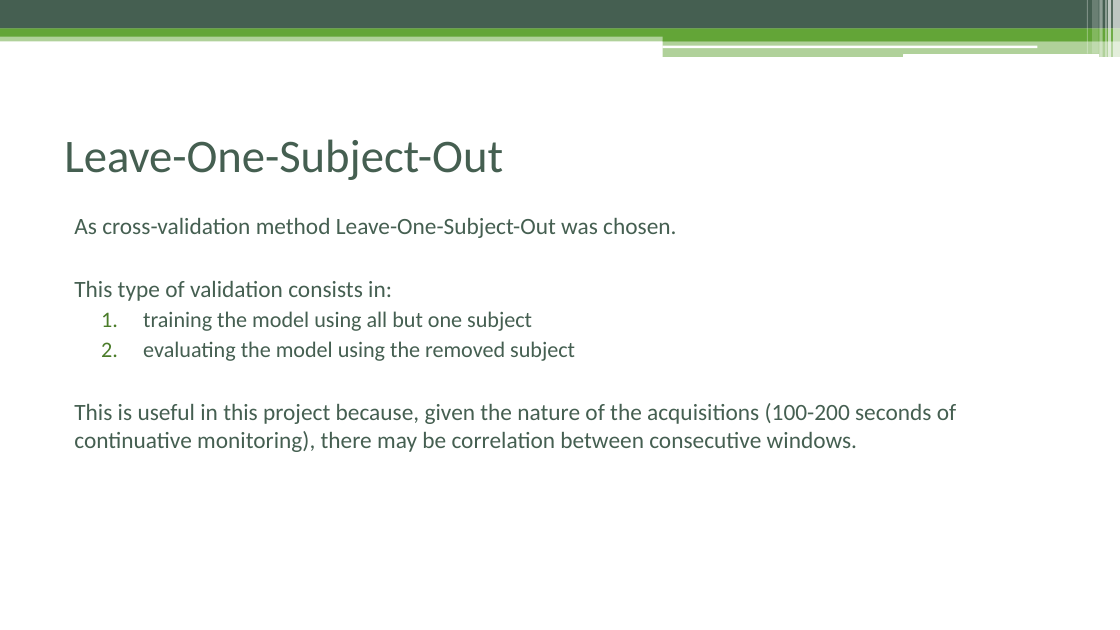
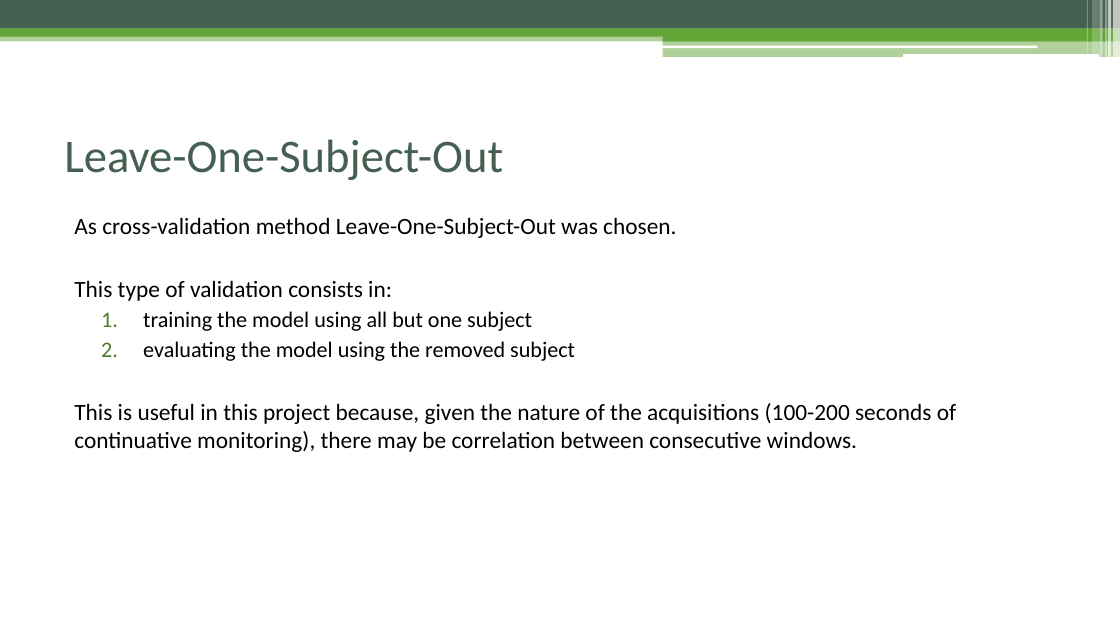
Before and after one commit to EmanueleTinghi/Data-Mining-Project, a slide deck: slide 9 of Docs/Presentation.pptx. Drawn at 1120x630 pixels with LibreOffice and Linux fonts; fonts in the diff are those of the drawing. Boxes give left, top, right and bottom in pixels: in the first picture for what was removed or moved away, otherwise in the second. Text is boxed around its words. In the diff, an @@ line names an element or a change of style, - is before the commit and + after.

```diff
--- a/Docs/Presentation.pptx
+++ b/Docs/Presentation.pptx
@@ text "As cross-validation method Leave-One-Subject-Out was ..." at (x1=74, y1=217, x2=956, y2=452): text colour #455F51 to #000000 @@
```
Also in this commit, not shown: 8 other slides changed.
